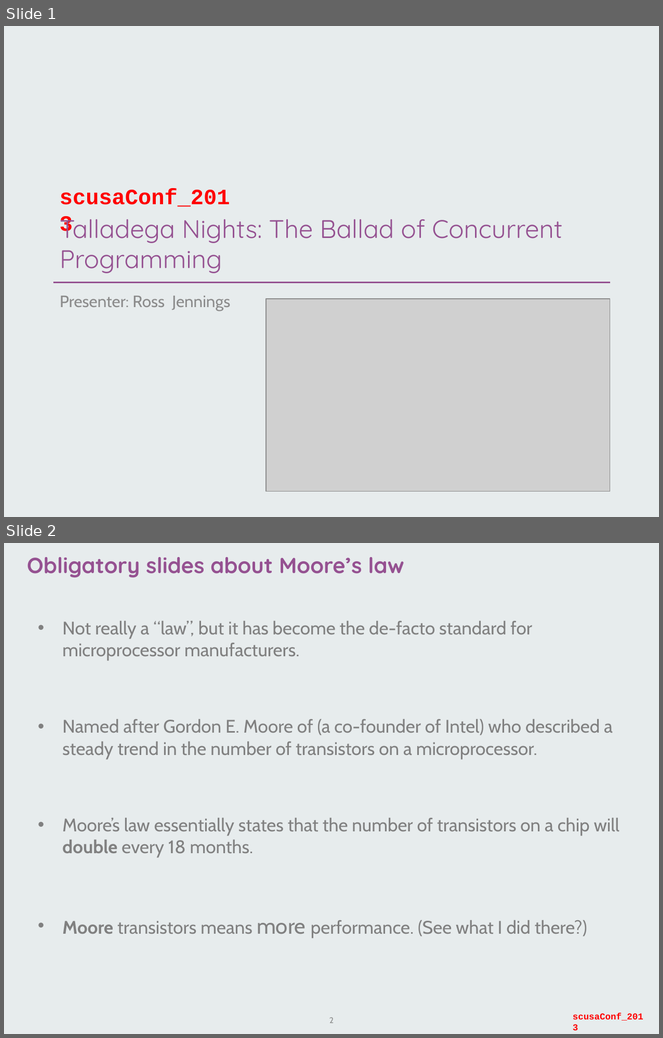
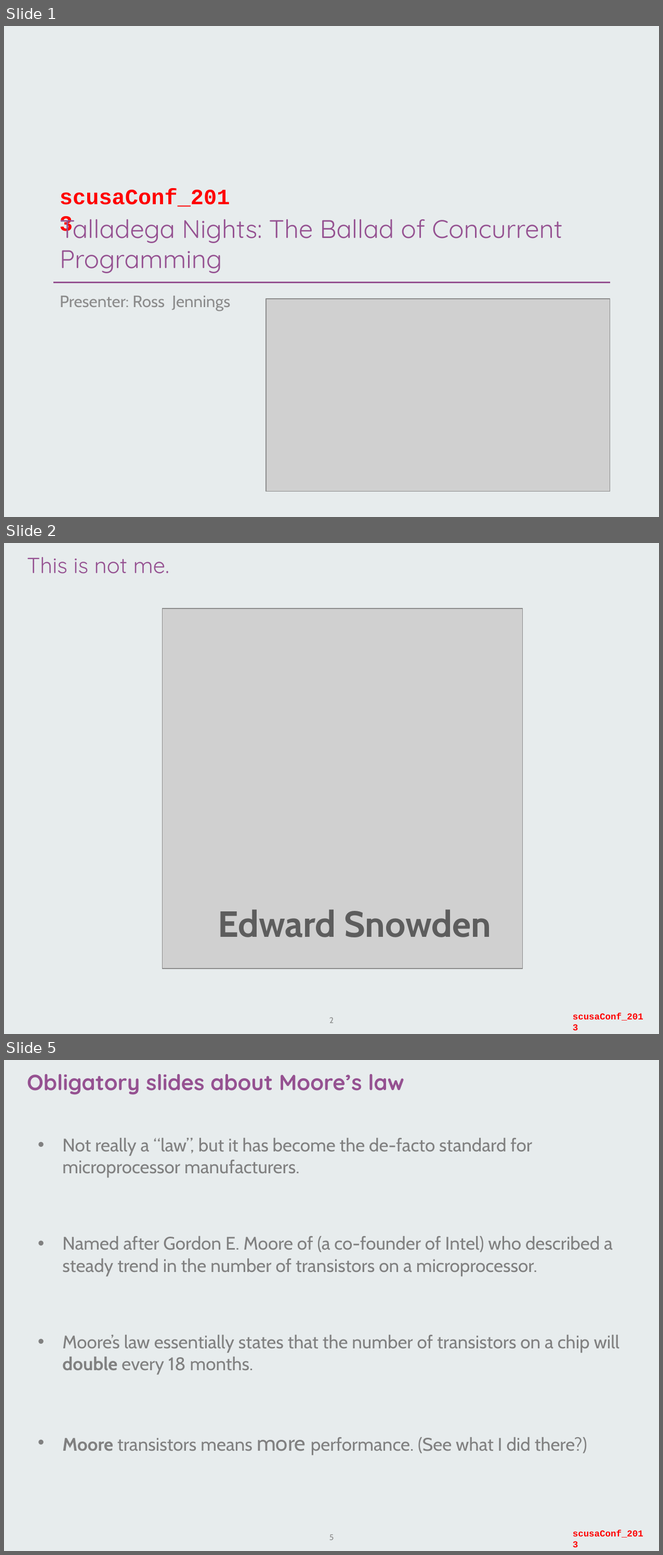
Before and after one commit to staticvoidmain/concurrency-demo, a slide deck: slides/scusaConf2013_concurrent.pptx. Shown one above the other, each under a label of ours: slides 1 and 2 before the commit, slides 1, 2 and 5 after it; the slides between them are not shown. The pictures are 663x1038 and 663x1555 pixels, drawn with LibreOffice and Linux fonts; fonts in the diff are those of the drawing; grey boxes stand for pictures; background and template pictures are left out. Boxes give left, top, right and bottom in pixels: in the first picture for what was removed or moved away, otherwise in the second. Text is boxed around its words. In the diff, an @@ line names an element or a change of style, - is before the commit and + after.

```diff
--- a/slides/scusaConf2013_concurrent.pptx
+++ b/slides/scusaConf2013_concurrent.pptx
@@ slide 2 added at [4, 543, 659, 1034], background picture (left out); not listed: 1 template element that a slide beside it also shows @@
@@ title added at [27, 557, 169, 574], 24 pt, text #945191 @@
+This is not me.
@@ picture added at [163, 609, 523, 969] @@
@@ text added at [218, 910, 491, 938], 40 pt, text gradient #555555 to #5D5D5D to #000000, bold @@
+Edward Snowden
@@ page number added at [330, 1018, 334, 1023], 9 pt, text #8C8C8C @@
+2
@@ what was slide 2 is now slide 5 @@
@@ page number at [330, 1535, 334, 1540]: text changed @@
-2
+5
```
Also in this commit, not shown: 2 slides changed, 2 other slides added.
